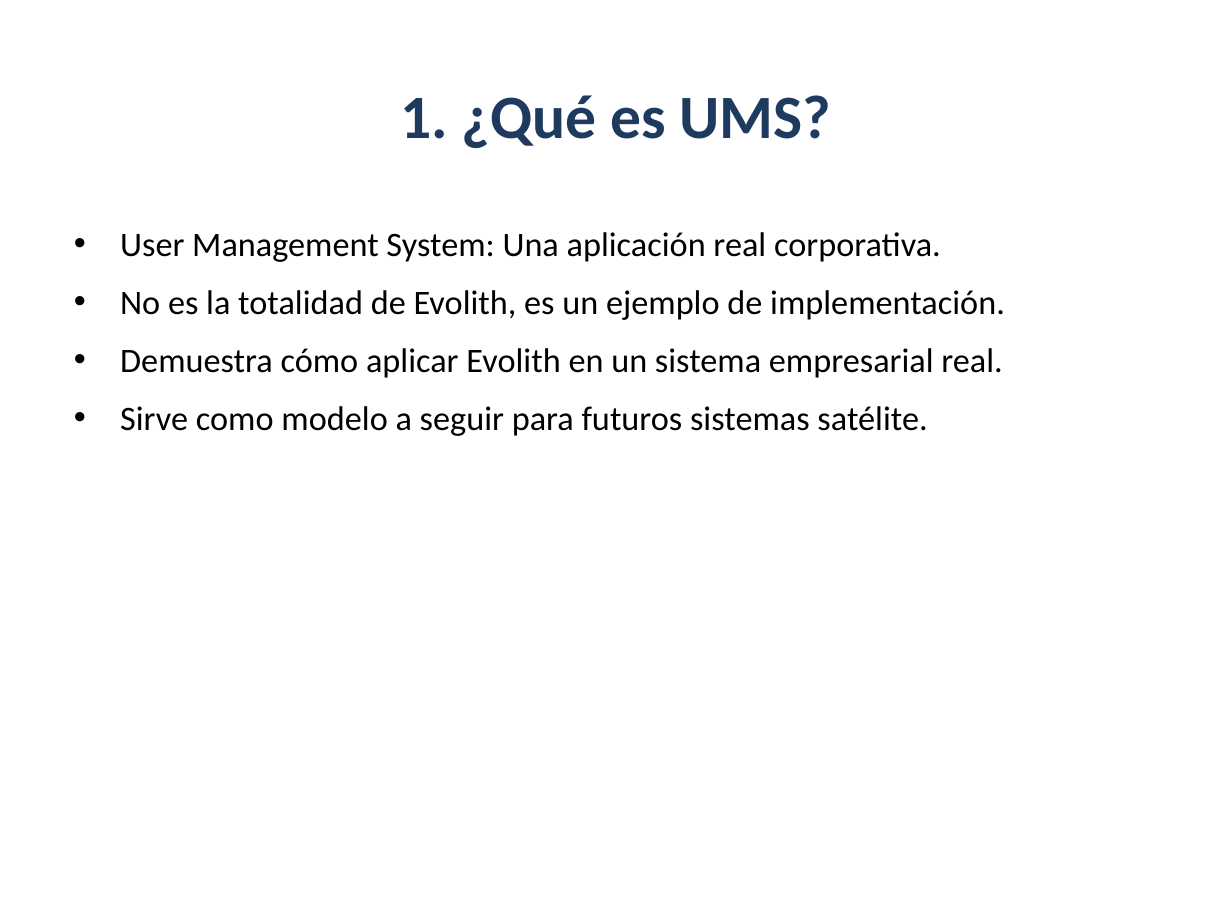
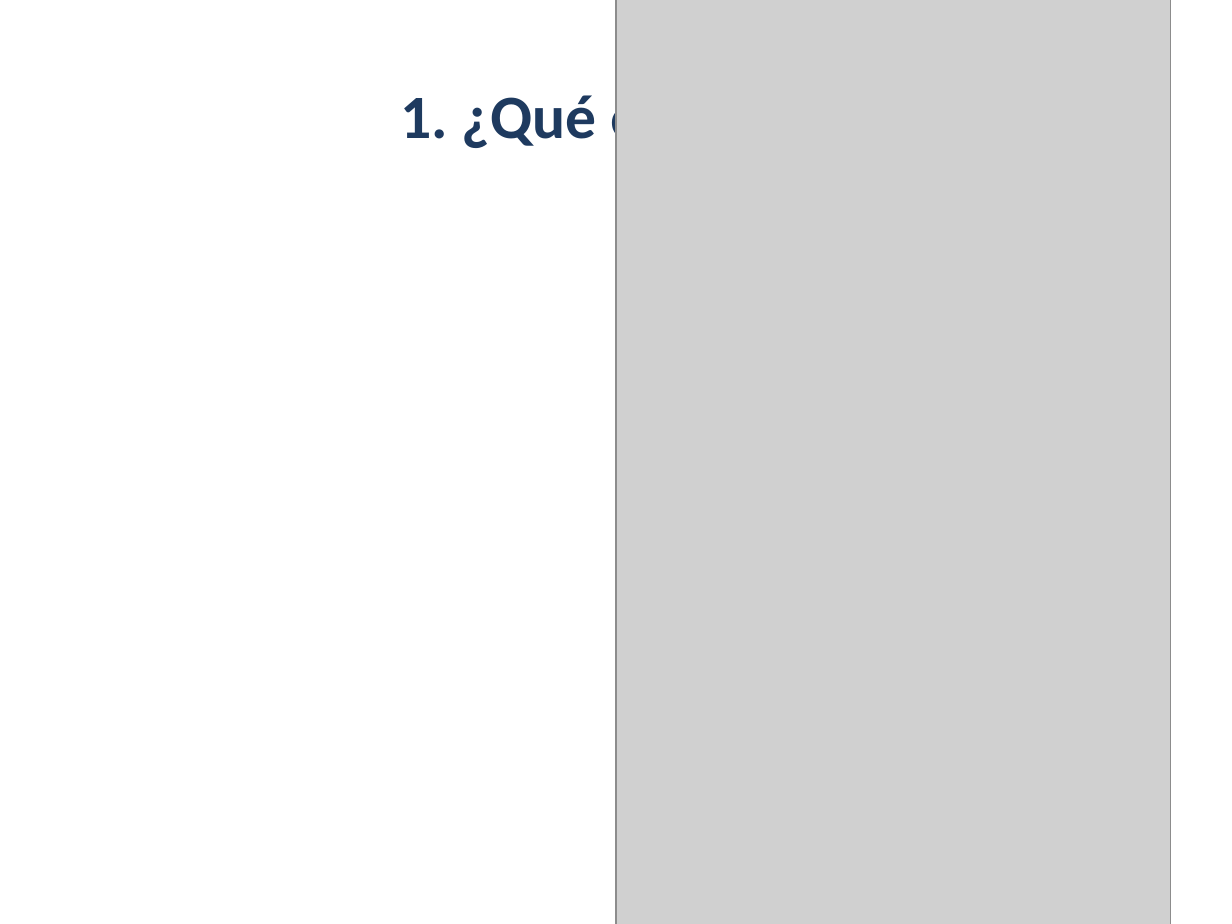
Before and after one commit to beyondnetcode/evolith_arch32, a slide deck: slide 2 of reference/governance/sdlc/assets/ums-evolith-reference-executive-deck.pptx. Drawn at 1232x924 pixels with LibreOffice and Linux fonts; fonts in the diff are those of the drawing; grey boxes stand for pictures. Boxes give left, top, right and bottom in pixels: in the first picture for what was removed or moved away, otherwise in the second. Text is boxed around its words. In the diff, an @@ line names an element or a change of style, - is before the commit and + after.

```diff
--- a/reference/governance/sdlc/assets/ums-evolith-reference-executive-deck.pptx
+++ b/reference/governance/sdlc/assets/ums-evolith-reference-executive-deck.pptx
@@ picture added at (616,0,1170,924) @@
@@ text removed at (120,232,1005,436) @@
-• User Management System: Una aplicación real corporativa.
-• No es la totalidad de Evolith, es un ejemplo de implementación.
-• Demuestra cómo aplicar Evolith en un sistema empresarial real.
-• Sirve como modelo a seguir para futuros sistemas satélite.
```
Also in this commit, not shown: 1 other slide changed, 1 other file.
